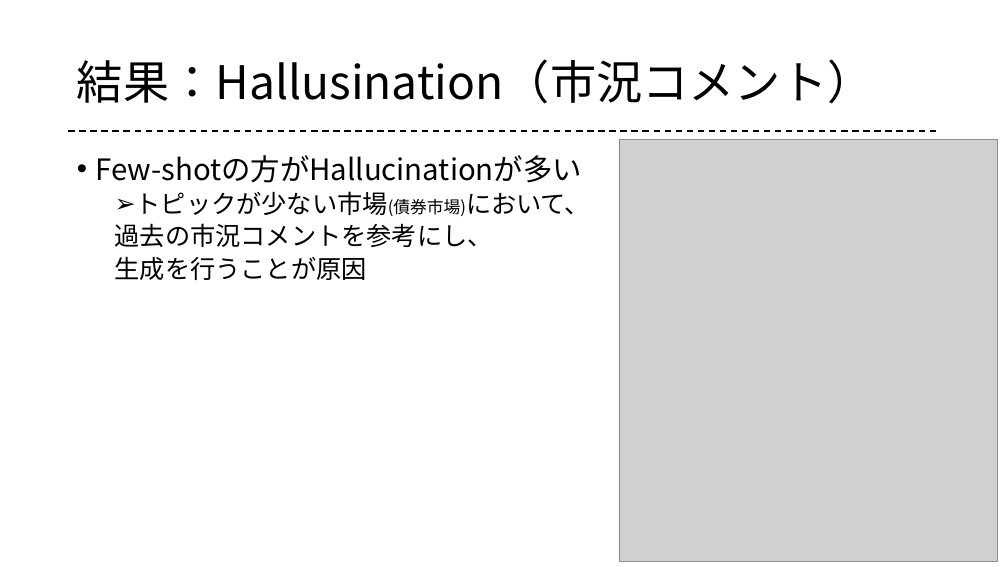
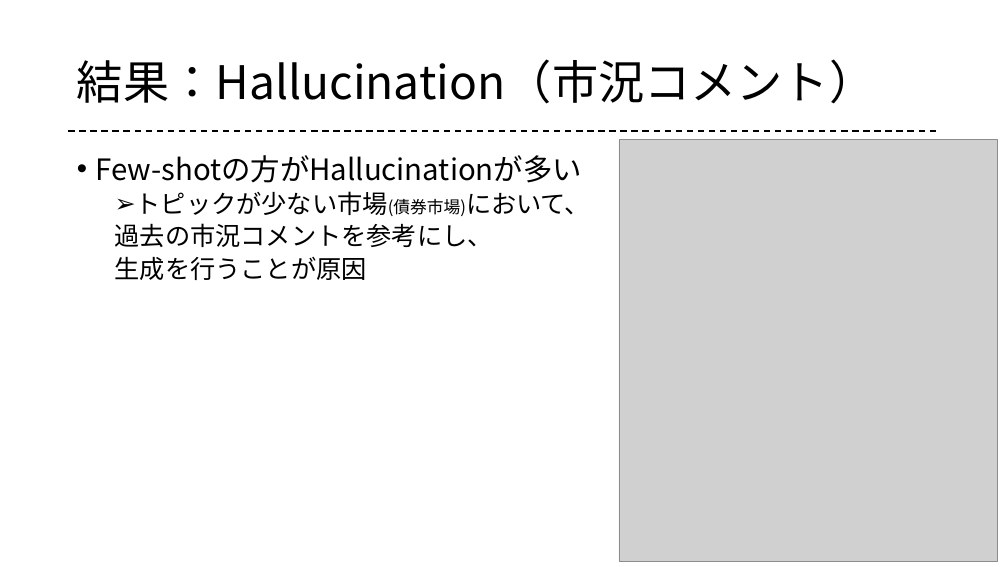
Before and after one commit to gakky0315/-, a slide deck: slide 22 of 技術調査.pptx. Drawn at 1008x567 pixels with LibreOffice and Linux fonts; fonts in the diff are those of the drawing; grey boxes stand for pictures. Boxes give left, top, right and bottom in pixels: in the first picture for what was removed or moved away, otherwise in the second. Text is boxed around its words. In the diff, an @@ line names an element or a change of style, - is before the commit and + after.

```diff
--- a/技術調査.pptx
+++ b/技術調査.pptx
@@ title at box(77, 59, 876, 104): text changed @@
-結果：Hallusination（市況コメント）
+結果：Hallucination（市況コメント）
```
Also in this commit, not shown: 10 other slides changed, 1 slide added, 1 other file.
